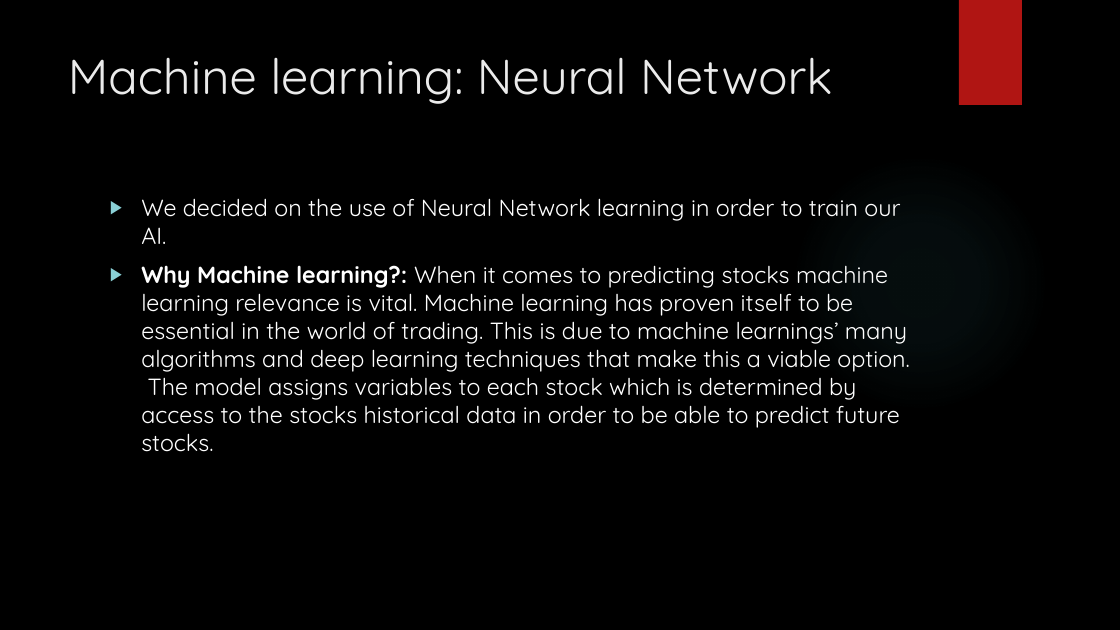
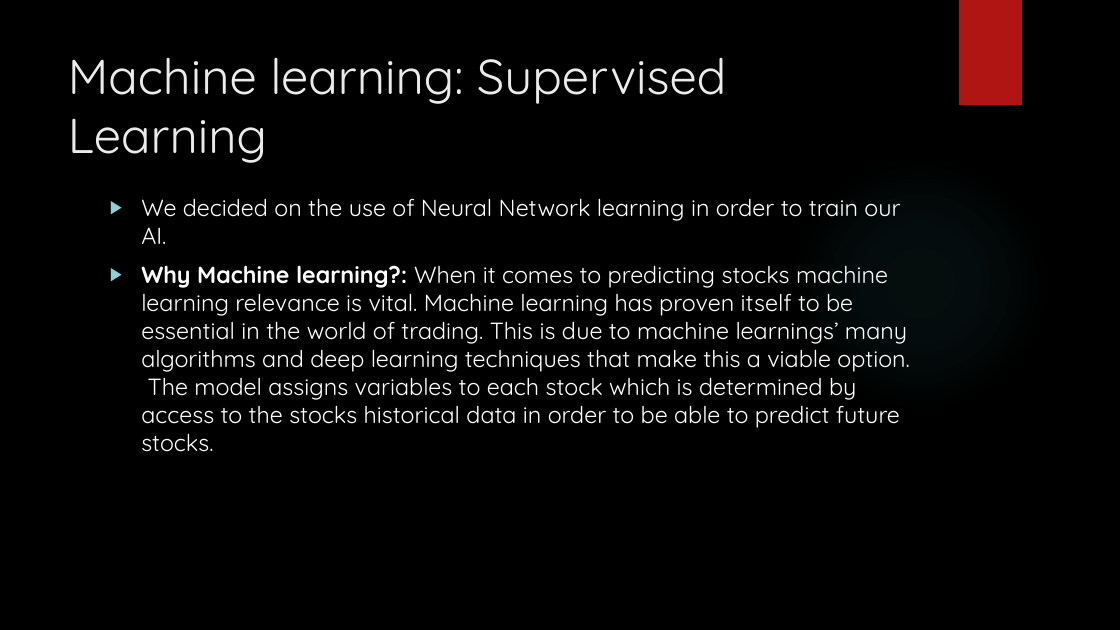
Before and after one commit to Damien-Nguyen/Analysis-of-Optimal-Investment-Portfolio, a slide deck: slide 3 of Stock Price Predictions & Analysis.pptx. Drawn at 1120x630 pixels with LibreOffice and Linux fonts; fonts in the diff are those of the drawing; background and template pictures are left out. Boxes give left, top, right and bottom in pixels: in the first picture for what was removed or moved away, otherwise in the second. Text is boxed around its words. In the diff, an @@ line names an element or a change of style, - is before the commit and + after.

Commit message:
presentation

```diff
--- a/Stock Price Predictions & Analysis.pptx
+++ b/Stock Price Predictions & Analysis.pptx
@@ title at bbox=[68, 58, 727, 163]: text changed @@
-Machine learning: Neural Network
+Machine learning: Supervised Learning
```
